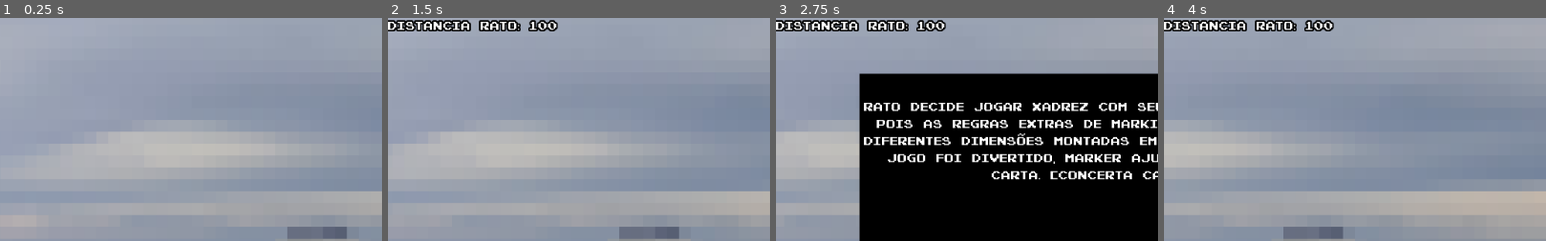
Above: before the commit, frames 1-4 (left to right).
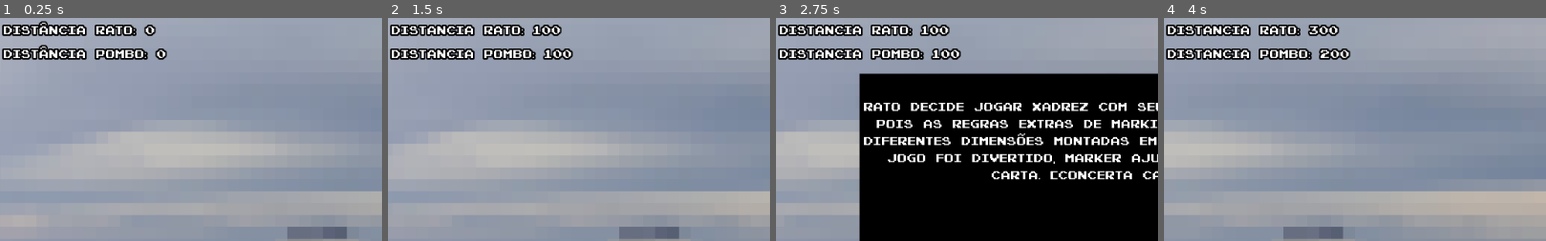
Above: after the commit, the same moments.

Repository: GazetaGaveta/GameJaaj7
Game: Godot game, scene res://PackedScenes/Telas/Tela de jogo.tscn
The game is run twice, just before and just after one commit, with the same random seed, the same clock (stepped at 60 frames per second) and the same inputs. The project has no main scene, so this scene is started directly. The engine's default icon, where the game draws it, is replaced by a stand-in: a white triangle on a blue panel in a dark square.
Inputs (mouse positions are % of the whole screen's width and height, from its top left):
- Up to frame 1 (0.25 s): no input
- Up to frame 2 (1.5 s): move the mouse to (72, 45) at 0.52 s; move the mouse to (30, 55) at 1.27 s
- Up to frame 3 (2.75 s): click "Rato decide jogar xadrez com …" at 2 s
- Up to frame 4 (4 s): click "Rato decide jogar xadrez com …" at 2.75 s; click "Rato Pergunta da família de M…" at 3.5 s
The pictures show only the part of the screen within x 0-50%, y 0-50%; the shares and areas given below are measured in that part.

The runs differ from the first frame. In frame 1, 3.7% of the frame differs, in the area x 0-44%, y 1-19%; in frame 2, 4.8%; in frame 3, 4.8%; in frame 4, 4.9%, in the area x 0-49%, y 0-19%.

Commit message:
funcionamento básico

Diff:
--- a/PackedScenes/Eventos/EventController.tscn
+++ b/PackedScenes/Eventos/EventController.tscn
@@ -20,12 +20,12 @@
 
 [node name="EventoTeste" parent="Eventos" instance=ExtResource( 1 )]
 Modificadores = [ {
-"distancia": 4,
-"distanciaPombo": 4,
-"estrago": 4
+"distancia": 100,
+"distanciaPombo": 0,
+"estrago": 100
 }, {
 "distancia": 0,
-"distanciaPombo": 0,
+"distanciaPombo": 100,
 "estrago": 0
 }, {
 "distancia": 0,
@@ -34,34 +34,8 @@
 } ]
 
 [node name="EventoTeste2" parent="Eventos" instance=ExtResource( 1 )]
-Modificadores = [ {
-"distancia": 4,
-"distanciaPombo": 4,
-"estrago": 4
-}, {
-"distancia": 0,
-"distanciaPombo": 0,
-"estrago": 0
-}, {
-"distancia": 0,
-"distanciaPombo": 0,
-"estrago": 0
-} ]
 
 [node name="EventoTeste3" parent="Eventos" instance=ExtResource( 1 )]
-Modificadores = [ {
-"distancia": 4,
-"distanciaPombo": 4,
-"estrago": 4
-}, {
-"distancia": 0,
-"distanciaPombo": 0,
-"estrago": 0
-}, {
-"distancia": 0,
-"distanciaPombo": 0,
-"estrago": 0
-} ]
 
 [connection signal="eventoTerminado" from="Eventos/EventoTeste" to="." method="_eventoTerminado"]
 [connection signal="eventoTerminado" from="Eventos/EventoTeste2" to="." method="_eventoTerminado"]
--- a/PackedScenes/Eventos/Evento.tscn
+++ b/PackedScenes/Eventos/Evento.tscn
@@ -10,12 +10,12 @@
 anchor_bottom = 1.0
 script = ExtResource( 3 )
 Modificadores = [ {
-"distancia": 4,
-"distanciaPombo": 4,
-"estrago": 4
+"distancia": 100,
+"distanciaPombo": 0,
+"estrago": 100
 }, {
 "distancia": 0,
-"distanciaPombo": 0,
+"distanciaPombo": 100,
 "estrago": 0
 }, {
 "distancia": 0,
--- a/PackedScenes/Eventos/EventoTeste.tscn
+++ b/PackedScenes/Eventos/EventoTeste.tscn
@@ -3,19 +3,6 @@
 [ext_resource path="res://PackedScenes/Eventos/Evento.tscn" type="PackedScene" id=1]
 
 [node name="EventoTeste" instance=ExtResource( 1 )]
-Modificadores = [ {
-"distancia": 4,
-"distanciaPombo": 4,
-"estrago": 4
-}, {
-"distancia": 0,
-"distanciaPombo": 0,
-"estrago": 0
-}, {
-"distancia": 0,
-"distanciaPombo": 0,
-"estrago": 0
-} ]
 
 [node name="TextoEvento" parent="CaixaEvento" index="0"]
 text = "Rato de botas encontra seu antigo rival de xadrez, Marker Zukerberg, o dono de uma rede social famosa chamada Caralivro."
--- a/PackedScenes/Telas/Tela de jogo.tscn
+++ b/PackedScenes/Telas/Tela de jogo.tscn
@@ -34,8 +34,27 @@
 autostart = true
 
 [node name="Label" type="Label" parent="."]
-margin_right = 128.0
+margin_left = 5.0
+margin_right = 208.0
+margin_bottom = 32.0
+text = "Distância Rato: 0"
+align = 1
+valign = 1
+__meta__ = {
+"_edit_use_anchors_": false
+}
+
+[node name="Label2" type="Label" parent="."]
+margin_left = 5.0
+margin_top = 32.0
+margin_right = 223.0
 margin_bottom = 64.0
+text = "Distância Pombo: 0"
+align = 1
+valign = 1
+__meta__ = {
+"_edit_use_anchors_": false
+}
 
 [connection signal="resultadoEvento" from="EventController" to="." method="_on_EventController_resultadoEvento"]
 [connection signal="timeout" from="TimerDistancia" to="." method="_on_TimerDistancia_timeout"]
--- a/Scripts/Telas/Tela de jogo/TelaDeJogo.gd
+++ b/Scripts/Telas/Tela de jogo/TelaDeJogo.gd
@@ -22,6 +22,10 @@
 
 func _on_EventController_resultadoEvento(modificadores):
 	print(modificadores)
+	distRato = distRato + DISTANCIA_ADICIONAL + modificadores.distancia;
+	distPombo = distPombo + DISTANCIA_ADICIONAL + modificadores.distanciaPombo;
+	$Label.text = "distancia Rato: %d" % distRato;
+	$Label2.text = "distancia Pombo: %d" % distPombo;
 	$TimerDistancia.start();
 	$TimerEvento.start();
 	pass # Replace with function body.
@@ -30,7 +34,8 @@
 func _on_TimerDistancia_timeout():
 	distRato = distRato + DISTANCIA_ADICIONAL;
 	distPombo = distPombo + DISTANCIA_ADICIONAL;
-	$Label.text = "distancia rato: %d" % distRato;
+	$Label.text = "distancia Rato: %d" % distRato;
+	$Label2.text = "distancia Pombo: %d" % distPombo;
 	pass # Replace with function body.
 
 
